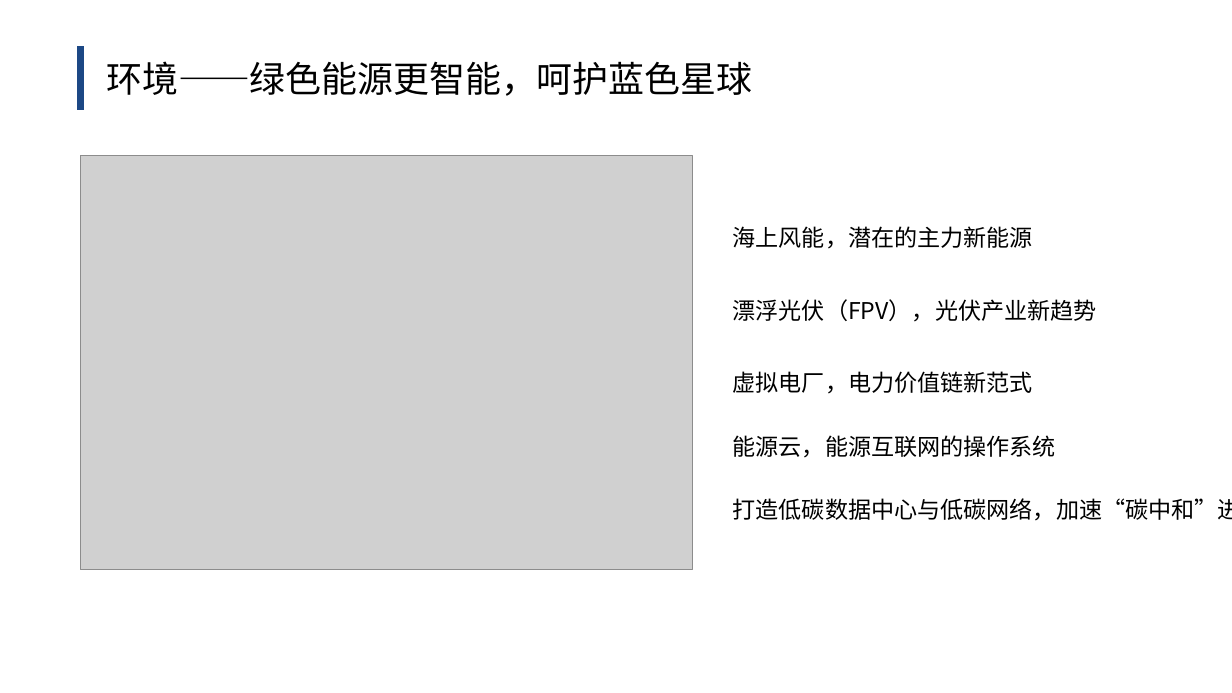
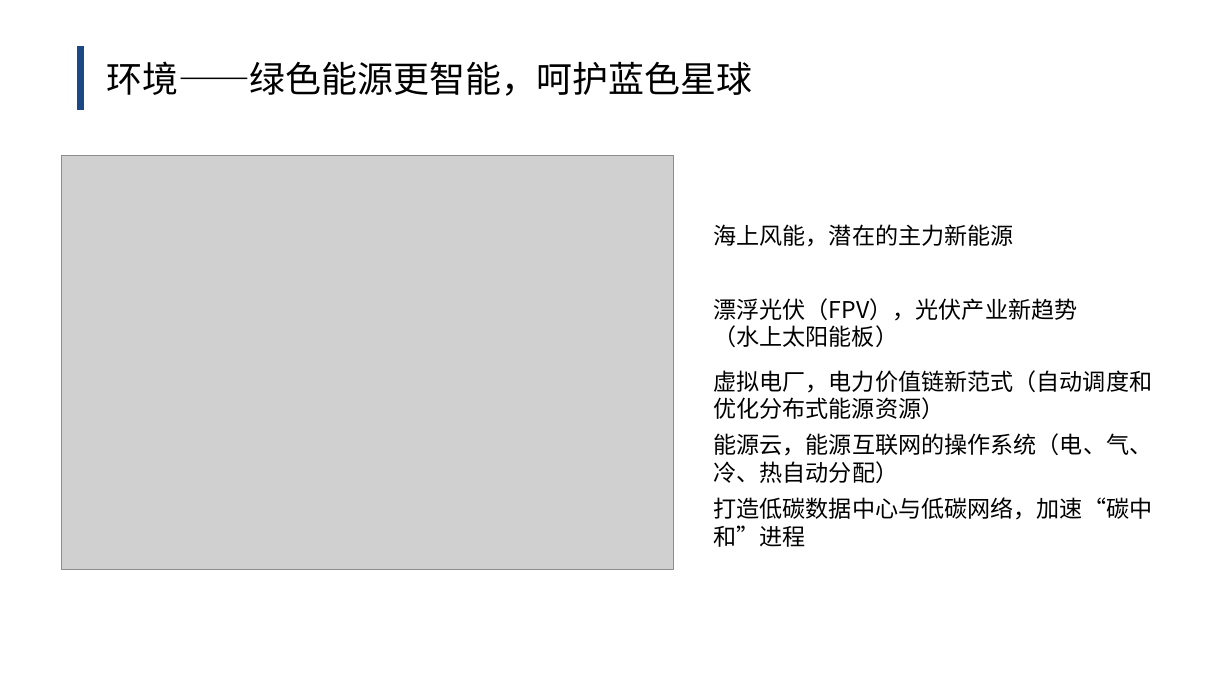
Before and after one commit to daxiongpro/articles, a slide deck: slide 9 of ppt/huawei2030.pptx. Drawn at 1232x693 pixels with LibreOffice and Linux fonts; fonts in the diff are those of the drawing; grey boxes stand for pictures. Boxes give left, top, right and bottom in pixels: in the first picture for what was removed or moved away, otherwise in the second. Text is boxed around its words. In the diff, an @@ line names an element or a change of style, - is before the commit and + after.

```diff
--- a/ppt/huawei2030.pptx
+++ b/ppt/huawei2030.pptx
@@ picture: place and size @@
-picture at [80,156,692,570]
+picture at [61,156,673,570]
@@ text "海上风能，潜在的主力新能源": place and size @@
-text "海上风能，潜在的主力新能源" at [733,226,1033,249]
+text "海上风能，潜在的主力新能源" at [713,224,1013,247]
@@ text at [713,298,1077,347]: text changed @@
-漂浮光伏（FPV），光伏产业新趋势
+漂浮光伏（FPV），光伏产业新趋势（水上太阳能板）
@@ text at [713,370,1152,419]: text changed @@
-虚拟电厂，电力价值链新范式
+虚拟电厂，电力价值链新范式（自动调度和优化分布式能源资源）
@@ text at [713,433,1152,483]: text changed @@
-能源云，能源互联网的操作系统
+能源云，能源互联网的操作系统（电、气、冷、热自动分配）
@@ text "打造低碳数据中心与低碳网络，加速“碳中和”进程" rewrapped from [733,498,1232,521] to [713,497,1152,547] @@
```
Also in this commit, not shown: 5 other slides changed.
